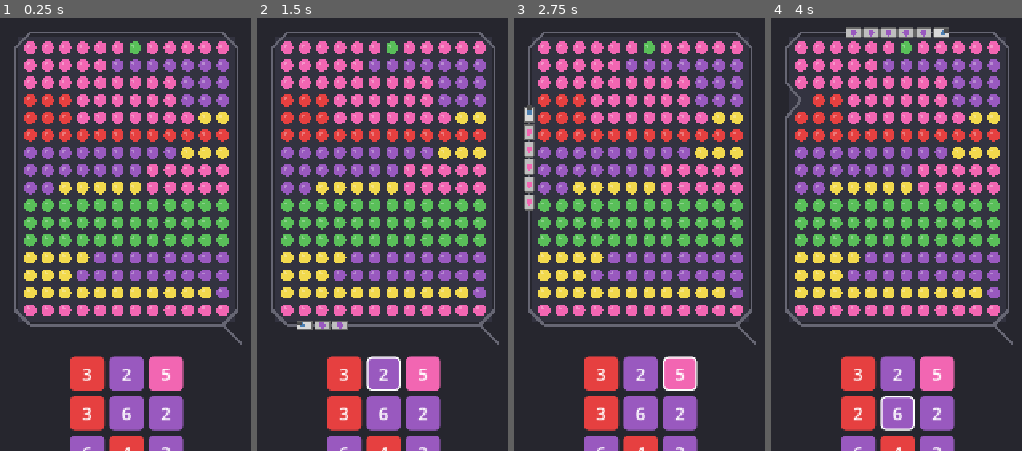
Above: before the commit, frames 1-4 (left to right).
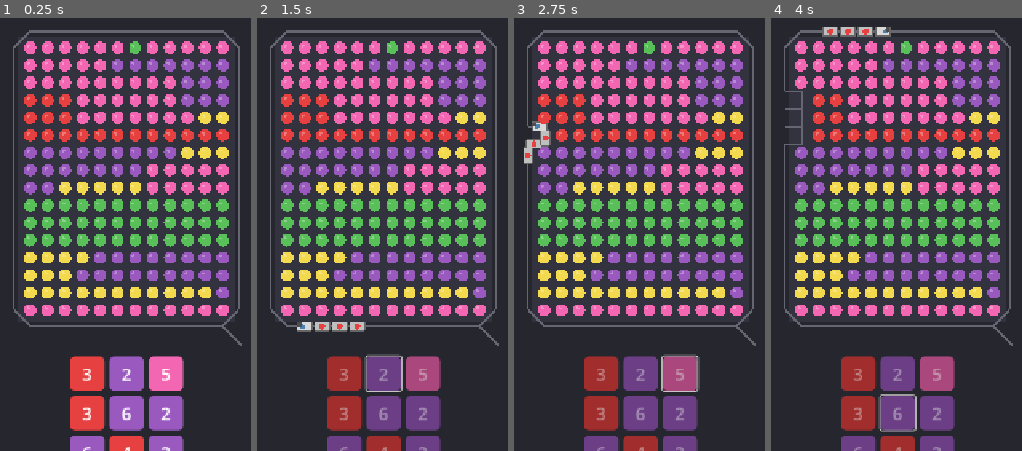
Above: after the commit, the same moments.

Repository: AeronPark/train-sort-jam
Game: Godot game, scene res://scenes/main.tscn
The game is run twice, just before and just after one commit, with the same random seed, the same clock (stepped at 60 frames per second) and the same inputs.
Inputs (mouse positions are in pixels of both pictures, inside the frame that each line leads up to):
- Up to frame 1 (0.25 s): no input
- Up to frame 2 (1.5 s): click "3" at 0.5 s; click (382, 373) at 1.25 s, where only the run before the commit has a clickable "2"
- Up to frame 3 (2.75 s): click (679, 373) at 2 s, where only the run before the commit has a clickable "5"
- Up to frame 4 (4 s): click (858, 412) at 2.75 s, where only the run before the commit has a clickable "3"; click (896, 412) at 3.5 s, where only the run before the commit has a clickable "6"

The runs differ from the first frame. In frame 1, 2.2% of the frame differs, in the area x 5-97%, y 2-76%; in frame 2, 11%; in frame 3, 11%; in frame 4, 12%, in the area x 5-97%, y 2-100%.

Commit message:
Turn-based: train stops after one pass, proper path indenting
- Train completes one loop then stops, waits for next button
- Buttons disabled while train is moving
- Path properly indents around empty cells on edges
- Path visually shows indents where dots were picked up
- Strategic gameplay: plan your moves

Diff:
--- a/scripts/game_manager.gd
+++ b/scripts/game_manager.gd
@@ -205,62 +205,31 @@
 
 		btn.add_theme_font_size_override("font_size", 28)
 		btn.pressed.connect(_on_button_pressed.bind(i))
-		btn.disabled = false  # Always enabled - can switch mid-run
-
-		# Highlight active button
-		if train_active and i == active_button_idx:
-			var active_style = style.duplicate()
-			active_style.border_width_left = 3
-			active_style.border_width_right = 3
-			active_style.border_width_top = 3
-			active_style.border_width_bottom = 3
-			active_style.border_color = Color.WHITE
-			btn.add_theme_stylebox_override("normal", active_style)
+		btn.disabled = train_active  # Disable while train is moving
 
 		add_child(btn)
 		button_nodes.append(btn)
 
 func _on_button_pressed(idx: int) -> void:
-	if buttons[idx] == null:
+	if train_active or buttons[idx] == null:
 		return
 
 	var btn = buttons[idx]
-
-	# If train already active, switch color mid-run
-	if train_active:
-		# First, update the previous button with remaining capacity
-		if active_button_idx >= 0 and active_button_idx != idx:
-			var prev_btn = buttons[active_button_idx]
-			if prev_btn:
-				prev_btn.count -= train_collected
-				if prev_btn.count <= 0:
-					buttons[active_button_idx] = _make_random_button()
-
-		# Switch to new color - keep train moving
-		active_button_idx = idx
-		train_color = btn.color
-		train_remaining = btn.count
-		train_collected = 0
-		train_car_count = min(btn.count + 1, MAX_TRAIN_CARS)
-		print("Switching to: %s x%d" % [train_color, train_remaining])
-	else:
-		# Start new train run
-		active_button_idx = idx
-		train_color = btn.color
-		train_remaining = btn.count
-		train_collected = 0
-		train_position = 0.0
-		train_active = true
-		train_car_count = min(btn.count + 1, MAX_TRAIN_CARS)
-		print("Train departing: %s x%d" % [train_color, train_remaining])
-
-	_create_button_ui()  # Refresh button states
+	active_button_idx = idx
+	train_color = btn.color
+	train_remaining = btn.count
+	train_collected = 0
+	train_position = 0.0
+	train_active = true
+	train_car_count = min(btn.count + 1, MAX_TRAIN_CARS)
+
+	_create_button_ui()
+	print("Train departing: %s x%d" % [train_color, train_remaining])
 
 func _update_button_states() -> void:
-	# Buttons always enabled - can switch mid-run
 	for i in range(button_nodes.size()):
 		if button_nodes[i]:
-			button_nodes[i].disabled = false
+			button_nodes[i].disabled = train_active
 
 # ============ TRACK & TRAIN ============
 
@@ -272,50 +241,78 @@
 	track_path.clear()
 	track_length = 0.0
 
-	# Build path clockwise from bottom-right, following edge contours
-	# For each edge, check which cells have dots and route accordingly
-
-	var offset = TRACK_WIDTH / 2 + CELL_SIZE / 2
+	# Build path clockwise from bottom-right
+	# Path goes around the OUTERMOST dots only
+	# When a cell is empty, the path indents inward
+
+	var margin = TRACK_WIDTH / 2 + 2
 
 	# Bottom edge (right to left)
-	for col in range(bound_max_col, bound_min_col - 1, -1):
-		var has_dot = grid[bound_max_row][col] != null
-		var y = grid_origin.y + (bound_max_row + 1) * CELL_SIZE
-		if has_dot:
-			y += offset - CELL_SIZE / 2
+	var col = bound_max_col
+	while col >= bound_min_col:
+		var cell_x = grid_origin.x + col * CELL_SIZE + CELL_SIZE / 2
+		var cell_y = grid_origin.y + (bound_max_row + 1) * CELL_SIZE + margin
+
+		# Check if this cell has a dot
+		if grid[bound_max_row][col] != null:
+			# Dot present - path goes outside
+			track_path.append(Vector2(cell_x, cell_y))
 		else:
-			y -= CELL_SIZE / 2  # Indent for empty cells
-		track_path.append(Vector2(grid_origin.x + col * CELL_SIZE + CELL_SIZE / 2, y))
+			# Empty - path indents around it
+			# Go up, across, down
+			track_path.append(Vector2(cell_x + CELL_SIZE/2, cell_y))
+			track_path.append(Vector2(cell_x + CELL_SIZE/2, cell_y - CELL_SIZE))
+			track_path.append(Vector2(cell_x - CELL_SIZE/2, cell_y - CELL_SIZE))
+			track_path.append(Vector2(cell_x - CELL_SIZE/2, cell_y))
+		col -= 1
 
 	# Left edge (bottom to top)
-	for row in range(bound_max_row, bound_min_row - 1, -1):
-		var has_dot = grid[row][bound_min_col] != null
-		var x = grid_origin.x + bound_min_col * CELL_SIZE
-		if has_dot:
-			x -= offset - CELL_SIZE / 2
+	var row = bound_max_row
+	while row >= bound_min_row:
+		var cell_x = grid_origin.x + bound_min_col * CELL_SIZE - margin
+		var cell_y = grid_origin.y + row * CELL_SIZE + CELL_SIZE / 2
+
+		if grid[row][bound_min_col] != null:
+			track_path.append(Vector2(cell_x, cell_y))
 		else:
-			x += CELL_SIZE / 2  # Indent for empty cells
-		track_path.append(Vector2(x, grid_origin.y + row * CELL_SIZE + CELL_SIZE / 2))
+			# Indent right
+			track_path.append(Vector2(cell_x, cell_y + CELL_SIZE/2))
+			track_path.append(Vector2(cell_x + CELL_SIZE, cell_y + CELL_SIZE/2))
+			track_path.append(Vector2(cell_x + CELL_SIZE, cell_y - CELL_SIZE/2))
+			track_path.append(Vector2(cell_x, cell_y - CELL_SIZE/2))
+		row -= 1
 
 	# Top edge (left to right)
-	for col in range(bound_min_col, bound_max_col + 1):
-		var has_dot = grid[bound_min_row][col] != null
-		var y = grid_origin.y + bound_min_row * CELL_SIZE
-		if has_dot:
-			y -= offset - CELL_SIZE / 2
+	col = bound_min_col
+	while col <= bound_max_col:
+		var cell_x = grid_origin.x + col * CELL_SIZE + CELL_SIZE / 2
+		var cell_y = grid_origin.y + bound_min_row * CELL_SIZE - margin
+
+		if grid[bound_min_row][col] != null:
+			track_path.append(Vector2(cell_x, cell_y))
 		else:
-			y += CELL_SIZE / 2  # Indent for empty cells
-		track_path.append(Vector2(grid_origin.x + col * CELL_SIZE + CELL_SIZE / 2, y))
+			# Indent down
+			track_path.append(Vector2(cell_x - CELL_SIZE/2, cell_y))
+			track_path.append(Vector2(cell_x - CELL_SIZE/2, cell_y + CELL_SIZE))
+			track_path.append(Vector2(cell_x + CELL_SIZE/2, cell_y + CELL_SIZE))
+			track_path.append(Vector2(cell_x + CELL_SIZE/2, cell_y))
+		col += 1
 
 	# Right edge (top to bottom)
-	for row in range(bound_min_row, bound_max_row + 1):
-		var has_dot = grid[row][bound_max_col] != null
-		var x = grid_origin.x + (bound_max_col + 1) * CELL_SIZE
-		if has_dot:
-			x += offset - CELL_SIZE / 2
+	row = bound_min_row
+	while row <= bound_max_row:
+		var cell_x = grid_origin.x + (bound_max_col + 1) * CELL_SIZE + margin
+		var cell_y = grid_origin.y + row * CELL_SIZE + CELL_SIZE / 2
+
+		if grid[row][bound_max_col] != null:
+			track_path.append(Vector2(cell_x, cell_y))
 		else:
-			x -= CELL_SIZE / 2  # Indent for empty cells
-		track_path.append(Vector2(x, grid_origin.y + row * CELL_SIZE + CELL_SIZE / 2))
+			# Indent left
+			track_path.append(Vector2(cell_x, cell_y - CELL_SIZE/2))
+			track_path.append(Vector2(cell_x - CELL_SIZE, cell_y - CELL_SIZE/2))
+			track_path.append(Vector2(cell_x - CELL_SIZE, cell_y + CELL_SIZE/2))
+			track_path.append(Vector2(cell_x, cell_y + CELL_SIZE/2))
+		row += 1
 
 	# Calculate total length
 	for i in range(track_path.size()):
@@ -410,6 +407,10 @@
 	_rebuild_track_path()
 
 func _complete_run() -> void:
+	# Stop the train after one pass
+	train_active = false
+	train_position = 0.0
+
 	# Update button for collected dots
 	if active_button_idx >= 0:
 		var btn = buttons[active_button_idx]
@@ -418,11 +419,10 @@
 			if btn.count <= 0:
 				buttons[active_button_idx] = _make_random_button()
 
-	# Keep train running continuously - reset position for next loop
-	train_position = 0.0
+	active_button_idx = -1
 	train_collected = 0
 
-	# Recalculate bounds
+	# Recalculate bounds to shrink path
 	_recalculate_bounds()
 
 	# Update UI
@@ -430,15 +430,9 @@
 
 	# Check win/lose
 	if _check_win():
-		train_active = false
 		print("YOU WIN!")
 	elif _check_lose():
-		train_active = false
 		print("GAME OVER!")
-	else:
-		# Update remaining from current button
-		if active_button_idx >= 0 and buttons[active_button_idx]:
-			train_remaining = buttons[active_button_idx].count
 
 func _recalculate_bounds() -> void:
 	var min_r = GRID_ROWS
